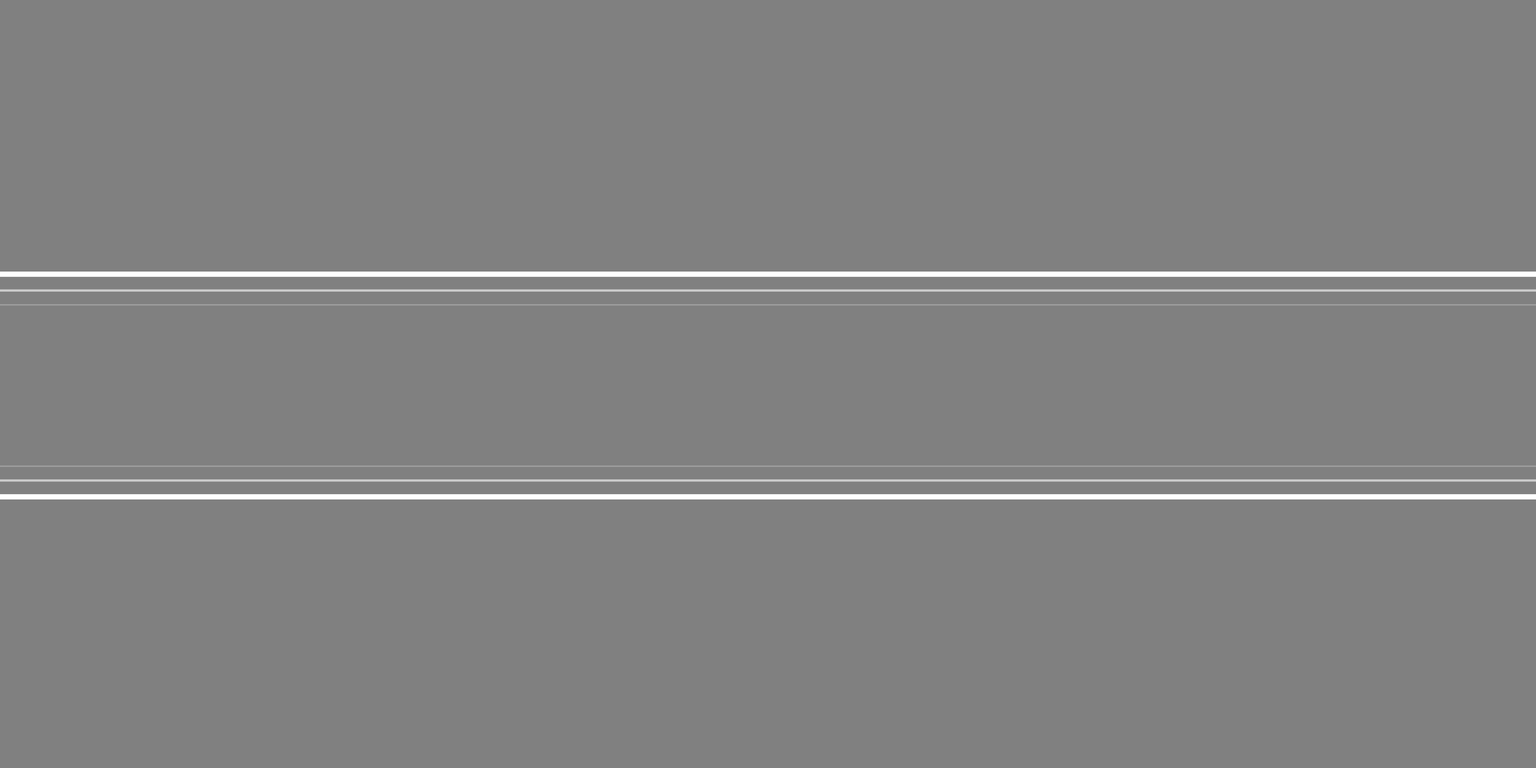
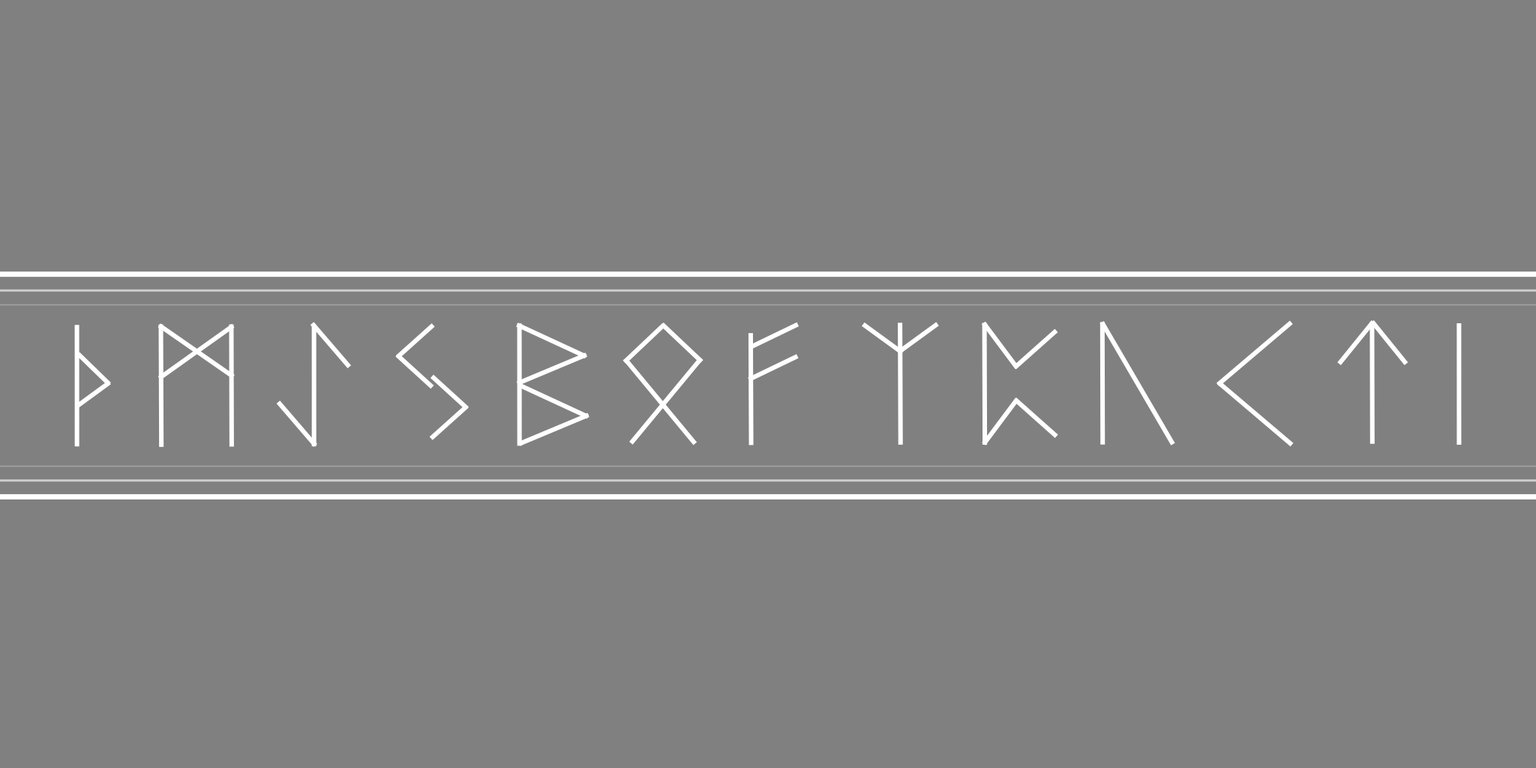
The second 1536x768 image is a revision of the first. Changes to its layers:
pixels changed over [74, 320, 1462, 447] (layer not identified)
